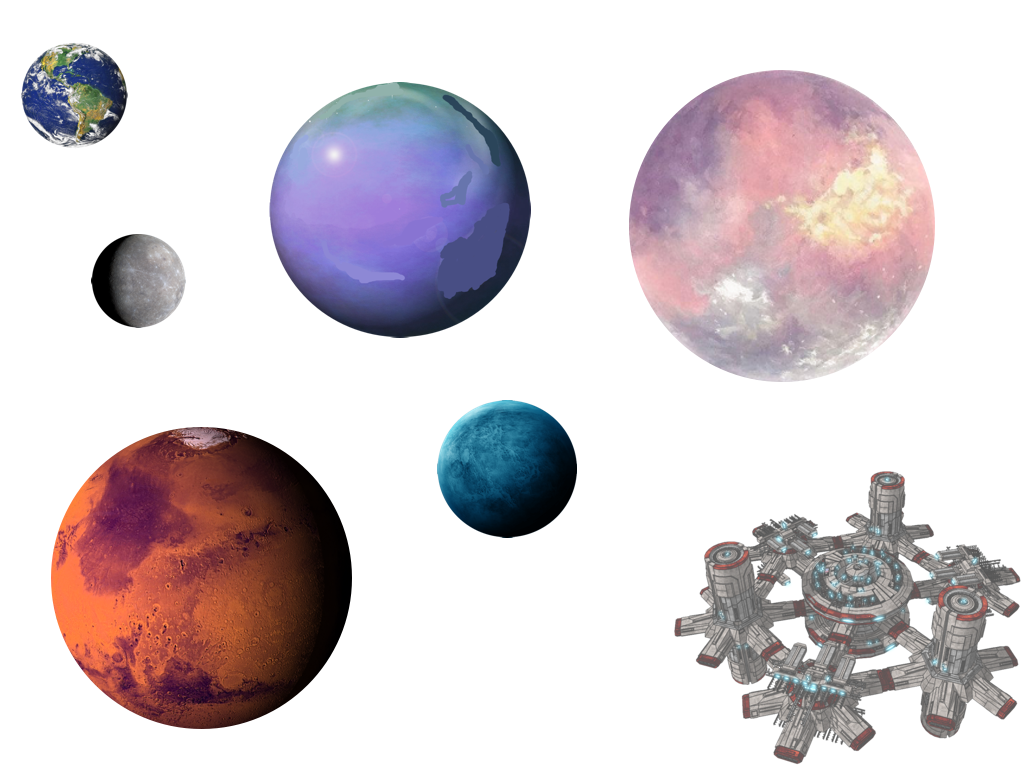
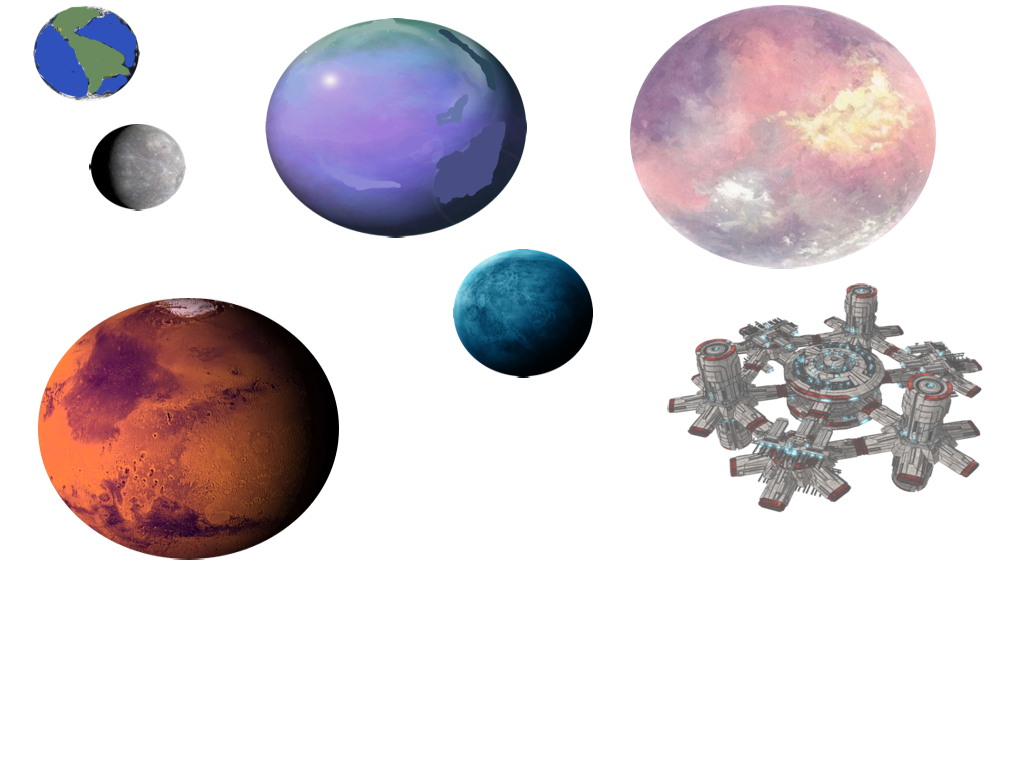
Layered file, before and after one edit (w=1024, h=768). Changes by layer:
painted on "opalus-prime" over [384, 234, 656, 538]
painted on "outpost3366" over [638, 259, 1021, 765]
painted on "yidow-prime" over [252, 18, 576, 384]
painted on "furia-prime" over [38, 256, 384, 729]
painted on "fasbon-prime" over [629, 5, 983, 413]
painted on "cratol-moon" over [63, 85, 257, 386]
painted on "earth" over [21, 5, 186, 298]
